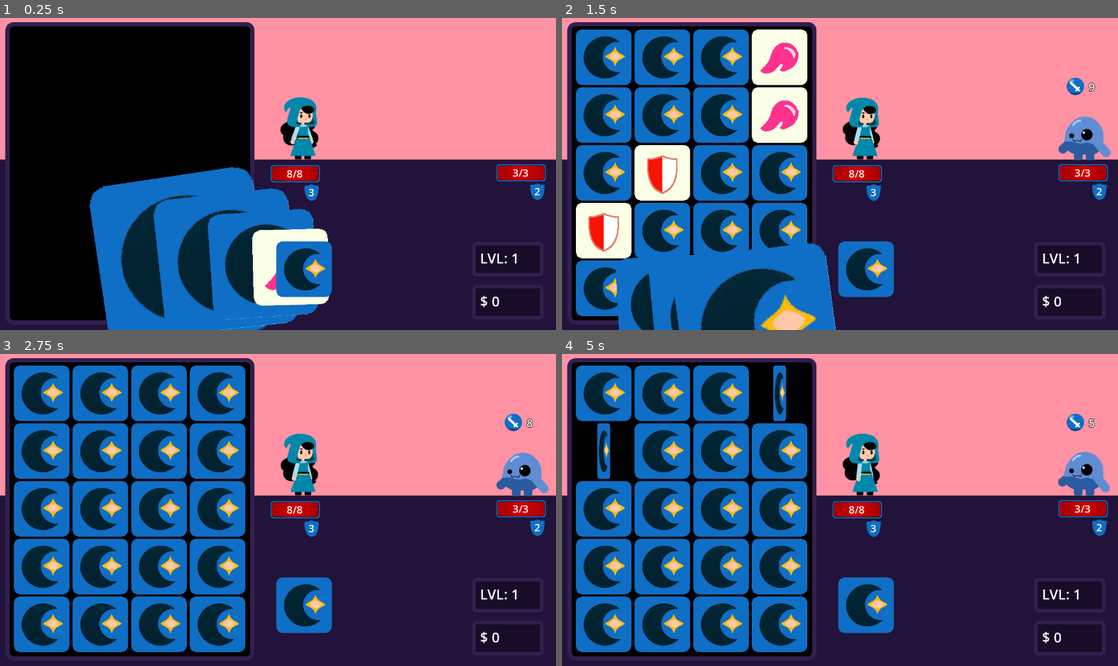
Above: before the commit, frames 1-4 (two rows, left to right).
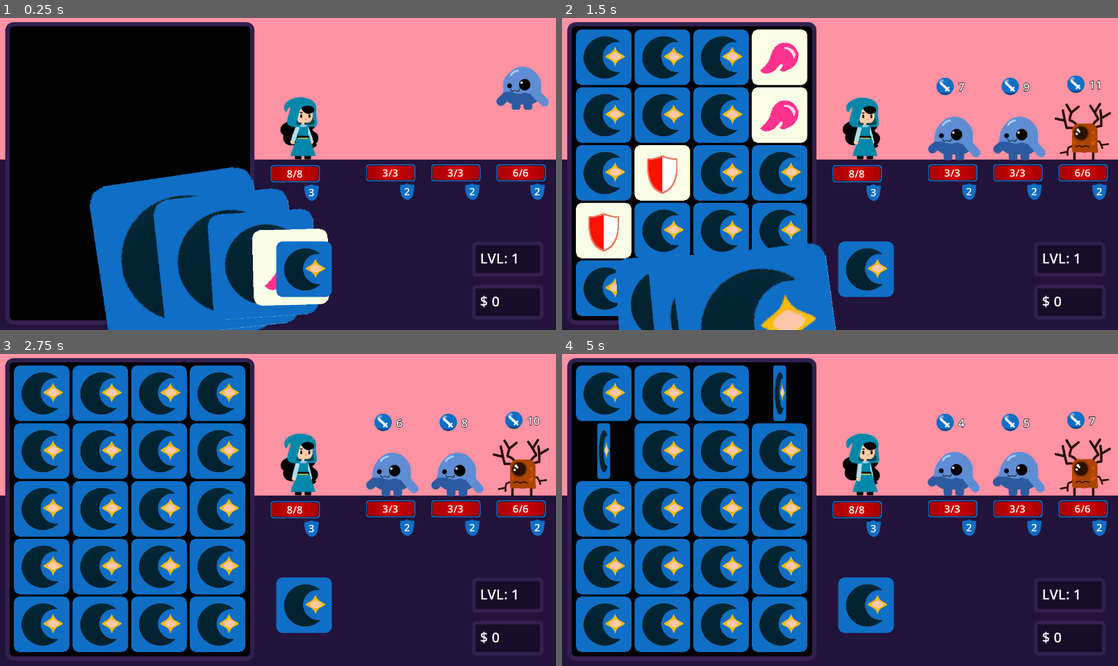
Above: after the commit, the same moments.

Repository: Cirrus-Minor/Spellbound-Memory
Game: Godot game, scene res://Scenes/main.tscn
The game is run twice, just before and just after one commit, with the same random seed, the same clock (stepped at 60 frames per second) and the same inputs.
Inputs (mouse positions are in pixels of both pictures, inside the frame that each line leads up to):
- Up to frame 1 (0.25 s): no input
- Up to frame 2 (1.5 s): move the mouse to (628, 177) at 0.52 s; click (628, 177) at 0.67 s; move the mouse to (662, 58) at 1.27 s; click (662, 58) at 1.42 s
- Up to frame 3 (2.75 s): move the mouse to (155, 394) at 2.02 s; click (155, 394) at 2.17 s
- Up to frame 4 (5 s): tap Enter at 2.75 s; move the mouse to (778, 394) at 2.77 s; click (778, 394) at 2.92 s; move the mouse to (600, 450) at 3.52 s; click (600, 450) at 3.67 s; tap Space at 4.25 s; move the mouse to (662, 450) at 4.27 s; click (662, 450) at 4.42 s

The runs differ from the first frame. In frame 1, 2.1% of the frame differs, in the area x 65-99%, y 15-59%; in frame 2, 4.6%; in frame 3, 4.6%, in the area x 65-99%, y 18-59%; in frame 4, 4.6%.

Commit message:
Add sound: revive

Diff:
--- a/Scenes/main_fight.tscn
+++ b/Scenes/main_fight.tscn
@@ -12,6 +12,7 @@
 [ext_resource type="AudioStream" uid="uid://u3tgirxpc0o3" path="res://Assets/Sound/combo_end.wav" id="10_lff2h"]
 [ext_resource type="AudioStream" uid="uid://73tqur88hltx" path="res://Assets/Sound/cards_deal.wav" id="10_vsaxh"]
 [ext_resource type="AudioStream" uid="uid://c3ss7vualrgaa" path="res://Assets/Sound/card_turn.wav" id="11_b8wel"]
+[ext_resource type="AudioStream" uid="uid://8wrf4kinngyy" path="res://Assets/Sound/revive.wav" id="13_tgsfq"]
 
 [node name="MainFight" type="Node2D"]
 script = ExtResource("1_6jo5b")
@@ -135,5 +136,10 @@
 stream = ExtResource("11_b8wel")
 volume_db = -15.0
 
+[node name="Revive" type="AudioStreamPlayer" parent="Sounds"]
+stream = ExtResource("13_tgsfq")
+volume_db = -8.0
+pitch_scale = 0.8
+
 [connection signal="pressed" from="GameOver/BtnPlayAgain" to="." method="_on_btn_play_again_pressed"]
 [connection signal="pressed" from="GameOver/BtnExit" to="." method="_on_btn_exit_pressed"]
--- a/Scripts/main_fight.gd
+++ b/Scripts/main_fight.gd
@@ -27,6 +27,7 @@
 @onready var sound_combo_end = $Sounds/ComboEnd
 @onready var sound_cards_deal = $Sounds/CardsDeal
 @onready var sound_card_turn = $Sounds/CardTurn
+@onready var sound_revive = $Sounds/Revive
 
 @export var can_select_card = true
 
@@ -279,6 +280,9 @@
 		if revive_done < amount && monster.is_dead:
 			monster.revive()
 			revive_done += 1
+
+	if revive_done > 0:
+		sound_revive.play()
 
 	check_victory()
 
@@ -334,6 +338,11 @@
 func generate_monsters():
 	monsters.clear()
 
+	add_monster(monster_03, monster_pos_1, 12)
+	add_monster(monster_01, monster_pos_2, 10)
+	add_monster(monster_01, monster_pos_3, 8)
+	return
+
 	match GameState.level:
 		1:
 			add_monster(monster_01, monster_pos_1, 10)
Not shown, added: Assets/Sound/revive.wav.import
Not shown: 1 places in Scenes/main_fight.tscn that only renumber resources
Not shown, added: Assets/Sound/revive.wav
